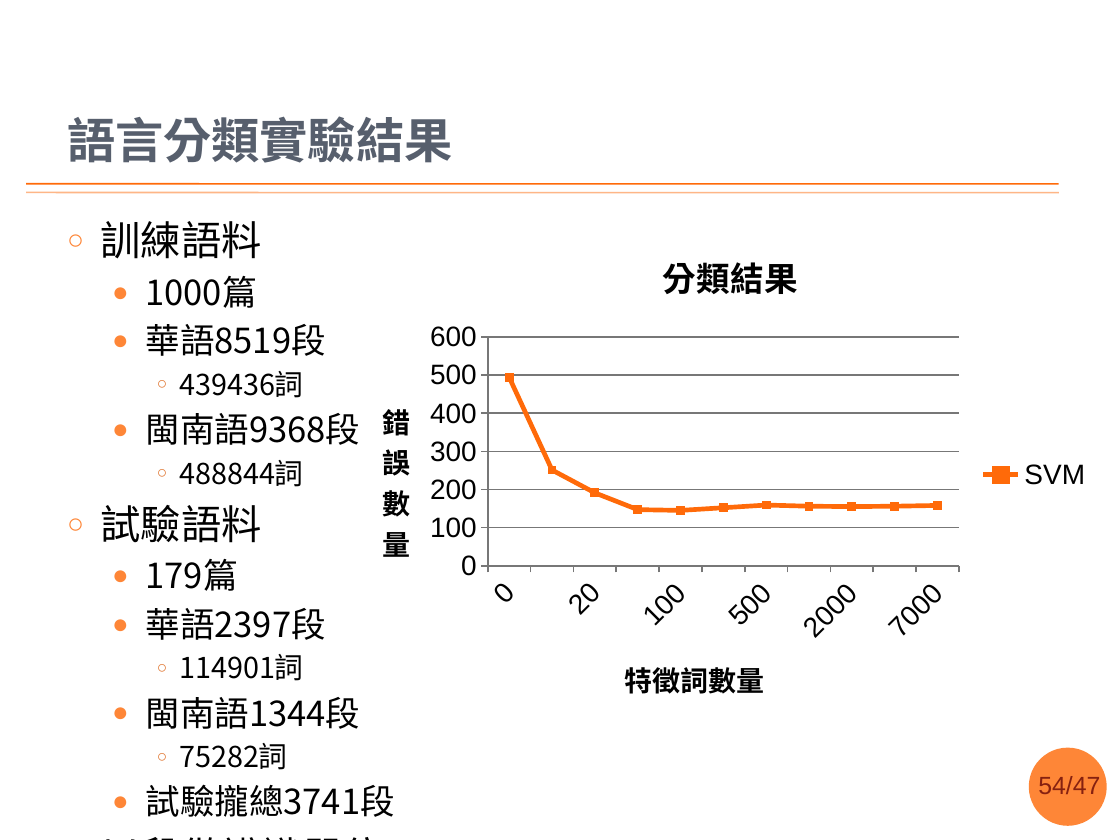
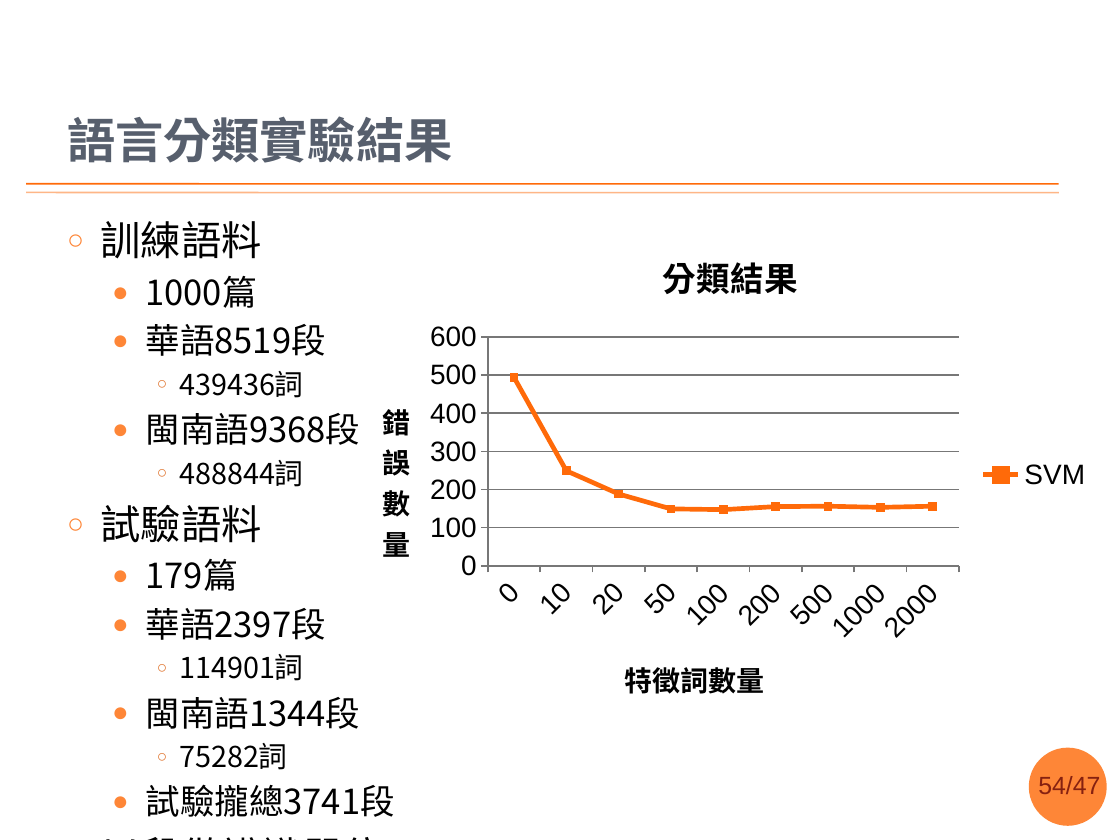
Before and after one commit to sih4sing5hong5/po3-ko3_tau5-iann2-phinn3, a slide deck: slide 54 of 翻譯報告.pptx. Drawn at 1120x840 pixels with LibreOffice and Linux fonts; fonts in the diff are those of the drawing; background and template pictures are left out. Boxes give left, top, right and bottom in pixels: in the first picture for what was removed or moved away, otherwise in the second. Text is boxed around its words. In the diff, an @@ line names an element or a change of style, - is before the commit and + after.

```diff
--- a/翻譯報告.pptx
+++ b/翻譯報告.pptx
@@ line chart at bbox=[357, 226, 1104, 724] @@
-categories: 0, 10, 20, 50, 100, 200, 500, 1000, 2000, 5000, 7000
+categories: 0, 10, 20, 50, 100, 200, 500, 1000, 2000
-SVM: 490, 250, 190, 150, 140, 150, 160, 160, 160, 160, 160
+SVM: 490, 250, 190, 150, 150, 160, 160, 150, 160
```
Also in this commit, not shown: 3 other slides changed.
